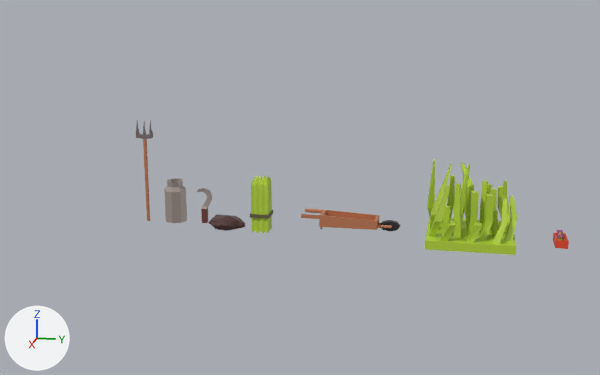
Two versions of the Blender file gfx_work/items.blend, one commit apart.
Both versions are drawn from a 50 mm camera at (19.17, 7.75, 5.74) aimed at (-0.03, 3.91, 0.94). Every picture has the same lights, and +X, +Y and +Z are marked at lower left.

The first picture shows 'gras', 'grasland', 'milk_can', 'pitchfork', 'plant_pot', 'wheelbarrow'.
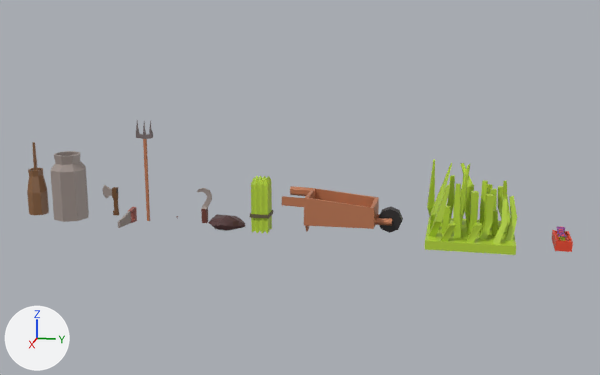
Scene script edits in JSON lines:
```json
{"block": "me_cylinder", "where": "me_cylinder.from_pydata(...)  # 64 vertices, 58 faces; spans x -0.175..0.175, y -0.175..0.175, z -0.075..0.563"}
{"block": "me_cylinder", "where": "# used by ob_milk_can; location = (0.0, 0.74, 0.07); scale = (1.62, 1.62, 1.62)"}
{"block": "me_cylinder", "change": "me_cylinder part 1: the whole mesh is multiplied about the mesh origin by the matrix ((1.617, 0.0, 0.0), (0.0, 1.617, 0.0), (0.0, 0.0, 1.617))"}
{"op": "add", "block": "me_cylinder_001", "code": ["me_cylinder_001 = bpy.data.meshes.new('Cylinder.001')", "me_cylinder_001.from_pydata(...)  # 80 vertices, 68 faces; spans x -0.26..0.26, y -0.26..0.26, z -0.13..1.73", "me_cylinder_001.materials.append(mat_material)  # picture img_color_palette_png"]}
{"op": "add", "block": "me_cube_007", "code": ["me_cube_007 = bpy.data.meshes.new('Cube.007')", "me_cube_007.from_pydata(...)  # 40 vertices, 36 faces; spans x -0.202..0.818, y -0.504..-0.398, z -0.187..0.185", "me_cube_007.materials.append(mat_material)  # picture img_color_palette_png"]}
{"op": "add", "block": "me_cube_001", "code": ["me_cube_001 = bpy.data.meshes.new('Cube.001')", "me_cube_001.from_pydata(...)  # 92 vertices, 90 faces; spans x -0.084..0.084, y -0.446..0.102, z -0.004..1.031", "me_cube_001.materials.append(mat_material)  # picture img_color_palette_png"]}
{"op": "set", "path": "ob_plant_pot.scale", "old": "(1.0, 1.0, 1.0)", "new": "(1.31, 1.31, 1.31)"}
{"op": "set", "path": "ob_wheelbarrow.scale", "old": "(0.51, 0.836, 0.43)", "new": "(1.0, 1.0, 1.0)"}
{"op": "set", "path": "ob_milk_can.location", "old": "(0.0, 0.74, 0.07)", "new": "(0.0, -2.1, 0.07)"}
{"op": "add", "block": "ob_butter_maker", "code": ["ob_butter_maker = bpy.data.objects.new('butter_maker', me_cylinder_001)", "ob_butter_maker.location = (0.0, -3.01, 0.07)"]}
{"op": "add", "block": "ob_cube", "code": ["ob_cube = bpy.data.objects.new('Cube', me_cube_007)", "ob_cube.location = (0.0, 0.0, 0.0)"]}
{"op": "add", "block": "ob_hatchet", "code": ["ob_hatchet = bpy.data.objects.new('hatchet', me_cube_001)", "ob_hatchet.location = (0.0, -0.87, 0.0)", "ob_hatchet.scale = (0.755, 0.755, 0.755)"]}
```

Location of each change, (x1, y1, x2, y2) in pixels of the pictures (600 x 375 px):
```json
{"object": "wheelbarrow", "change": "rescaled", "before": [301, 208, 400, 231], "after": [282, 186, 403, 233], "on screen": "22% wider, 100% taller"}
{"object": "milk_can", "change": "reshaped, moved", "before": [164, 178, 187, 223], "after": [50, 151, 89, 222], "on screen": "67% wider, 57% taller"}
{"object": "butter_maker", "change": "added", "after": [27, 142, 49, 215], "on screen": "brown"}
{"object": "plant_pot", "change": "rescaled", "before": [553, 230, 569, 249], "after": [552, 227, 573, 252], "on screen": "29% wider, 30% taller"}
{"object": "hatchet", "change": "added", "after": [103, 185, 119, 216]}
{"object": "Cube", "change": "added", "after": [118, 207, 137, 228]}
```
